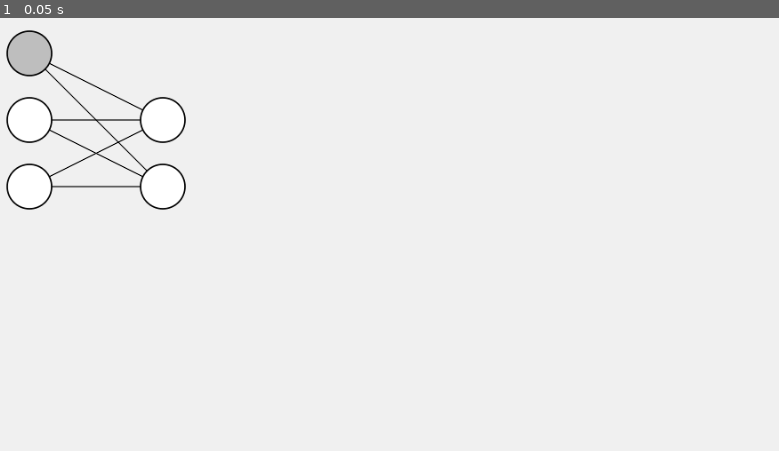
Above: before the commit, frame 1.
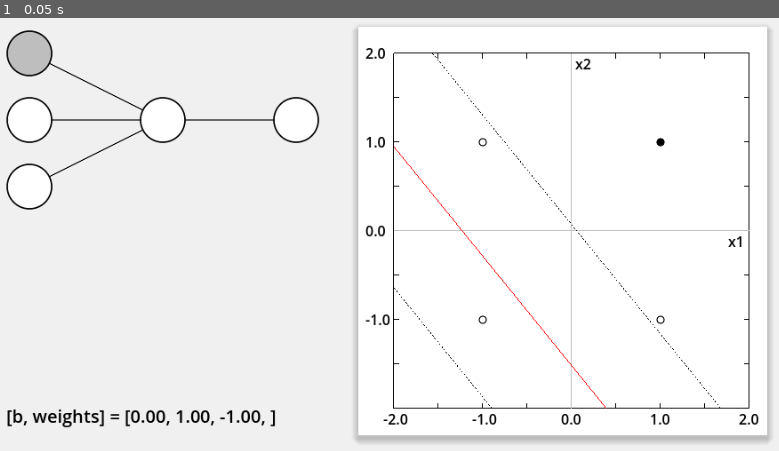
Above: after the commit, the same moment.

Repository: vivisuke/GDNN
Game: Godot game, scene res://main.tscn
The game is run twice, just before and just after one commit, with the same random seed, the same clock (stepped at 60 frames per second) and the same inputs.
Inputs:
- Up to frame 1 (0.05 s): no input

The runs differ from the first frame. In frame 1, 4.4% of the frame differs, in the area x 0-99%, y 2-98%.

Commit message:
0023 ◎ C 01/07 01/07 0.001│ToDo│現在の重みを画面表示

Diff:
--- a/gdnn/classes/AffineMap.gd
+++ b/gdnn/classes/AffineMap.gd
@@ -23,6 +23,12 @@
 	for o in range(m_nOutputs):
 		print("   ", m_dbias[o], ", ", m_dweights[o])
 	print(" outputs = ", m_outputs)
+func weights_text():
+	var txt = "[%.2f, "%m_bias[0]
+	for i in range(m_nInputs):
+		txt += "%.2f, "%m_weights[0][i]
+	txt += "]"
+	return txt
 func set_nInputs(nInputs):
 	m_nInputs = nInputs
 	m_grad.resize(nInputs)
@@ -72,6 +78,11 @@
 		m_dweights[o].fill(0.0)
 		for i in range(m_nInputs):
 			m_dweights[o][i] += m_last_inputs[i] * grad[o]
+func update_weights(alpha):
+	for o in range(m_nOutputs):
+		m_bias[o] -= m_dbias[o] * alpha
+		for i in range(m_nInputs):
+			m_weights[o][i] -= m_dweights[o][i] * alpha
 
 func _ready():
 	pass # Replace with function body.
--- a/gdnn/classes/Layer.gd
+++ b/gdnn/classes/Layer.gd
@@ -26,6 +26,8 @@
 	pass
 func backward(grad):	# 誤差逆伝播
 	pass
+func update_weights(alpha):
+	pass
 
 func _ready():
 	pass # Replace with function body.
--- a/gdnn/classes/Network.gd
+++ b/gdnn/classes/Network.gd
@@ -91,6 +91,10 @@
 	print("loss = ", loss)
 	print("m_grad = ", m_grad)
 	print("")
+func update_weights(alpha):
+	for i in range(m_layers.size()):
+		m_layers[i].update_weights(alpha)
+	pass
 func _ready():
 	pass # Replace with function body.
 func _process(delta):
--- /dev/null
+++ b/gdnn/graph_rect.gd
@@ -0,0 +1,208 @@
+extends ColorRect
+
+enum {
+	UNIFORM_DISTRIBUTION = 0,		# 一様分布
+	NORMAL_DISTRILBUTION,			# 正規分布
+	EQUAL_DISTRIBUTION,				# 等分割分布
+	#
+	DSP_001 = 0,				# 0.01
+	DSP_XAVIER,
+	DSP_HE,
+	#
+	OP_AND = 0, OP_OR, OP_NAND,
+	OP_GT,		# x1 > x2
+	OP_XOR,
+	#
+	AF_SIGMOID = 0, AF_TANH, AF_RELU,		# 活性化関数種別
+}
+var SZ = self.size
+var SCREEN_WD = SZ.x
+var SCREEN_HT = SZ.y
+const SPACE_TOP = 30.0
+const SPACE_BOTTOM = 30.0
+const SPACE_LEFT = 40.0
+var GRAPH_HT = SCREEN_HT - (SPACE_TOP + SPACE_BOTTOM)
+var GRAPH_WD = GRAPH_HT
+const SCALE_WD = 6				# 目盛り幅
+const LLT = 8
+const LT = SPACE_LEFT
+var RT = SPACE_LEFT + GRAPH_WD
+const TOP = SPACE_TOP
+var BTM = SPACE_TOP + GRAPH_HT
+const BTM_OFST = 12
+const LT_OFST = 12
+var ORG_X = SPACE_LEFT + GRAPH_WD/2
+var ORG_Y = SPACE_TOP + GRAPH_HT/2
+const DOT_RADIUS = 4.0
+
+var to_draw_div_lines = true
+var to_plot_boolean = true
+var false_0 = true							# else for false: -1.0
+var dispersion = DSP_001					# 重み分散、0.01 | Xavier | He
+var distribution = UNIFORM_DISTRIBUTION		# 分布
+var maxv = 2.0								# グラフ範囲
+var ope = OP_AND
+var actv_func = AF_SIGMOID
+var n_output_node = 1						# 出力ノード数
+var uniform_range = 0.02					# 一様分布範囲
+#var param_lst = []
+var vec_weight = [-1.0, 1.0, 1.0]			# [b, w1, w2] 重みベクター
+var vv_weight = []							# [[b, w1, w2], [b, w1, w2], ...] 重みベクターリスト
+var axis_labels = []
+var vec_input = []						# 入力データ配列, [x1, y1] or [x1, y1, bool]
+var vec_tv = []							# 教師値配列、要素：true/false or -1
+
+# 目盛り値ラベル設置
+func add_axis_label(pos, txt):
+	var lbl = Label.new()
+	lbl.add_theme_color_override("font_color", Color.BLACK)
+	lbl.text = txt
+	lbl.position = pos
+	add_child(lbl)
+	return lbl
+
+func _draw():
+	#print("draw()")
+	# 背景＋影 描画
+	var style_box = StyleBoxFlat.new()      # 影、ボーダなどを描画するための矩形スタイルオブジェクト
+	style_box.bg_color = Color.WHITE   		# 矩形背景色
+	style_box.shadow_offset = Vector2(0, 4)     # 影オフセット
+	style_box.shadow_size = 8                   # 影（ぼかし）サイズ
+	style_box.shadow_color = Color.GRAY
+	draw_style_box(style_box, Rect2(Vector2(0, 0), self.size))      # style_box に設定した矩形を描画
+	# 枠描画
+	#draw_line(Vector2(LT, TOP), Vector2(RT, TOP), Color.BLACK)
+	#draw_line(Vector2(LT, BTM), Vector2(RT, BTM), Color.BLACK)
+	draw_rect(Rect2(Vector2(LT, TOP), Vector2(GRAPH_WD, GRAPH_HT)), Color.BLACK, false)
+	# 座標軸描画
+	draw_line(Vector2(LT, ORG_Y), Vector2(RT, ORG_Y), Color.GRAY)
+	draw_line(Vector2(ORG_X, TOP), Vector2(ORG_X, BTM), Color.GRAY)
+	# 目盛りの描画
+	#for s in range(0.2, 1.0, 0.2):
+	for s in range(25, 100, 25):
+		#print(s)
+		var d = (s/100.0) * (GRAPH_HT/2)
+		draw_line(Vector2(LT, ORG_Y-d), Vector2(LT+SCALE_WD, ORG_Y-d), Color.BLACK)
+		draw_line(Vector2(RT-SCALE_WD, ORG_Y-d), Vector2(RT, ORG_Y-d), Color.BLACK)
+		draw_line(Vector2(LT, ORG_Y+d), Vector2(LT+SCALE_WD, ORG_Y+d), Color.BLACK)
+		draw_line(Vector2(RT-SCALE_WD, ORG_Y+d), Vector2(RT, ORG_Y+d), Color.BLACK)
+		draw_line(Vector2(ORG_X-d, BTM), Vector2(ORG_X-d, BTM-SCALE_WD), Color.BLACK)
+		draw_line(Vector2(ORG_X-d, TOP), Vector2(ORG_X-d, TOP+SCALE_WD), Color.BLACK)
+		draw_line(Vector2(ORG_X+d, BTM), Vector2(ORG_X+d, BTM-SCALE_WD), Color.BLACK)
+		draw_line(Vector2(ORG_X+d, TOP), Vector2(ORG_X+d, TOP+SCALE_WD), Color.BLACK)
+	#
+	axis_labels[0].text = "%.1f" % (maxv/2)
+	axis_labels[1].text = "%.1f" % maxv
+	axis_labels[2].text = "-%.1f" % (maxv/2)
+	axis_labels[3].text = "-%.1f" % maxv
+	axis_labels[4].text = "%.1f" % (maxv/2)
+	axis_labels[5].text = "-%.1f" % (maxv/2)
+	axis_labels[6].text = "%.1f" % maxv
+	#
+	#
+	if vec_input.is_empty():
+		if to_plot_boolean:
+			plot_boolean()
+	else:
+		plot_points()
+	#
+	if to_draw_div_lines:
+		for i in range(vv_weight.size()):
+			var vw = vv_weight[i]
+			draw_div_line(vw, false)
+			var v = vw.duplicate()
+			v[0] += 1.0
+			draw_div_line(v, true)
+			v[0] -= 2.0
+			draw_div_line(v, true)
+
+func _ready():
+	# デフォルト重みベクター初期化
+	vec_weight[0] = sin(randf_range(0.0, 2*PI))
+	var th = randf_range(0.0, 2*PI)
+	vec_weight[1] = cos(th)
+	vec_weight[2] = sin(th)
+	vv_weight.push_back(vec_weight)
+	# 目盛り値ラベル設置
+	add_axis_label(Vector2(ORG_X-BTM_OFST, BTM), "0.0")
+	axis_labels.push_back(add_axis_label(Vector2(ORG_X+GRAPH_WD/4-BTM_OFST, BTM), "%.1f" % (maxv/2)))
+	axis_labels.push_back(add_axis_label(Vector2(RT-BTM_OFST, BTM), "%.1f" % maxv))
+	axis_labels.push_back(add_axis_label(Vector2(ORG_X-GRAPH_WD/4-BTM_OFST, BTM), "-%.1f" % (maxv/2)))
+	axis_labels.push_back(add_axis_label(Vector2(LT-BTM_OFST, BTM), "-%.1f" % maxv))
+	add_axis_label(Vector2(LLT, ORG_Y-LT_OFST), "0.0")
+	axis_labels.push_back(add_axis_label(Vector2(LLT, ORG_Y-GRAPH_HT/4-LT_OFST), "%.1f" % (maxv/2)))
+	axis_labels.push_back(add_axis_label(Vector2(LLT, ORG_Y+GRAPH_HT/4-LT_OFST), "-%.1f" % (maxv/2)))
+	axis_labels.push_back(add_axis_label(Vector2(LLT, TOP-LT_OFST), "%.1f" % maxv))
+	# "x1", "x2" 表示
+	add_axis_label(Vector2(RT-BTM_OFST*2, ORG_Y), "x1")
+	add_axis_label(Vector2(ORG_X+4, TOP), "x2")
+	pass # Replace with function body.
+func _process(delta):
+	pass
+func posToScreenPos(pos : Vector2) -> Vector2:
+	return Vector2(ORG_X + (pos.x/maxv) * (GRAPH_WD/2), ORG_Y - (pos.y/maxv) * (GRAPH_HT/2))
+# f(x, y) = b + w1*x + w2*y = 0 の直線描画
+func draw_div_line(p: Array, dashed: bool):
+	var b  = p[0]
+	var w1 = p[1]
+	var w2 = p[2]
+	#print("b, w1, w2 = ", b, " ", w2, " ", w2)
+	#print("-w1/w2 = ", -w1/w2)
+	#print("-b/w2 = ", -b/w2)
+	var lst = []
+	var x = (-w2*maxv - b) / w1	# y == maxv との接線
+	if x >= -maxv && x <= maxv: lst.push_back(Vector2(x, maxv))
+	x = (w2*maxv - b) / w1	# y == -maxv との接線
+	if x >= -maxv && x <= maxv: lst.push_back(Vector2(x, -maxv))
+	var y = (-w1*maxv - b) / w2	# x == maxv との接線
+	if y > -maxv && y < maxv: lst.push_back(Vector2(maxv, y))
+	y = (w1*maxv - b) / w2	# x == -maxv との接線
+	if y > -maxv && y < maxv: lst.push_back(Vector2(-maxv, y))
+	if lst.size() == 2:
+		var col = (Color.BLUE if w2 > 0 else Color.RED) if !dashed else Color.BLACK
+		var p1 = posToScreenPos(lst[0])
+		var p2 = posToScreenPos(lst[1])
+		if !dashed:
+			draw_line(p1, p2, col)
+		else:
+			draw_dashed_line(p1, p2, col)
+	pass
+func dot_plot(pos: Vector2, b: bool):
+	if b:
+		draw_circle(posToScreenPos(pos), DOT_RADIUS, Color.BLACK)
+	else:
+		draw_circle(posToScreenPos(pos), DOT_RADIUS, Color.WHITE)
+	draw_arc(posToScreenPos(pos), DOT_RADIUS, 0.0, 2*PI, 128, Color.BLACK, 0.5, true)
+func plot_boolean_sub(pos:Vector2):
+	var b = -1
+	if ope == OP_AND: b = 1.0 if pos.x > 0 && pos.y > 0.0 else -1.0		# AND
+	elif ope == OP_OR: b = 1.0 if pos.x > 0 || pos.y > 0.0 else -1.0		# OR
+	elif ope == OP_NAND: b = -1.0 if pos.x > 0 && pos.y > 0.0 else 1.0		# NAND
+	elif ope == OP_GT: b = 1.0 if pos.x > pos.y else -1.0					# x1 > x2
+	elif ope == OP_XOR: b = 1.0 if pos.x != pos.y else -1.0					# XOR
+	#var col = Color.BLACK if b else Color.DARK_GRAY
+	#draw_circle(posToScreenPos(pos), 4.0, col)
+	##if actv_func != AF_SIGMOID:
+	#if !false_0:	# false: -1.0 の場合
+	#	if pos.x == 0: pos.x = -1.0
+	#	if pos.y == 0: pos.y = -1.0
+	dot_plot(pos, b>0.0)
+func plot_boolean():
+	plot_boolean_sub(Vector2(-1, -1))
+	plot_boolean_sub(Vector2(1, -1))
+	plot_boolean_sub(Vector2(-1, 1))
+	plot_boolean_sub(Vector2(1, 1))
+	#draw_circle(posToScreenPos(Vector2(0, 0)), 4.0, Color.BLACK)
+	#draw_circle(posToScreenPos(Vector2(1, 0)), 4.0, Color.BLACK)
+	#draw_circle(posToScreenPos(Vector2(0, 1)), 4.0, Color.BLACK)
+	#draw_circle(posToScreenPos(Vector2(1, 1)), 4.0, Color.BLACK)
+func plot_points():
+	for i in range(vec_input.size()):
+		var x = vec_input[i][0]
+		var y = vec_input[i][1]
+		#var col = Color.BLACK if vec_input[i][2] else Color.DARK_GRAY
+		#draw_circle(posToScreenPos(Vector2(x, y)), 4.0, col)
+		if vec_tv.is_empty():
+			dot_plot(Vector2(x, y), vec_input[i][2])
+		else:
+			dot_plot(Vector2(x, y), float(vec_tv[i]) > 0.0)
--- a/gdnn/main.gd
+++ b/gdnn/main.gd
@@ -11,7 +11,7 @@
 		net.forward([1.0, 1.0])
 		net.forward_backward([1.0, 1.0], [2.0])		# 1.0 の数を数える
 		net.print()
-	if true:
+	if false:
 		net = Network.new(2)		# ２入力ネットワーク
 		var a = AffineMap.new(2)	# ２出力アフィン写像
 		net.add(a)
@@ -21,16 +21,19 @@
 		const tdata = [[1.0, 1.0],[1.0, -1.0],[-1.0, -1.0],[-1.0, 1.0],]	# 恒等関数
 		net.forward_backward_batch(idata, tdata)
 		net.print()
-	if false:
+	if true:
 		net = Network.new(2)		# ２入力ネットワーク
 		var a = AffineMap.new(1)	# １出力アフィン写像
 		net.add(a)
 		a.set_weights([[0.0, 1.0, -1.0], [0.5, 0.5, 0.5], ])
-		net.add(AfTanh.new(1))
+		net.add(AfTanh.new(1))		# 活性化関数：tanh()
 		const idata = [[1.0, 1.0],[1.0, -1.0],[-1.0, -1.0],[-1.0, 1.0],]
 		const tdata = [[1.0],[-1.0],[ -1.0],[-1.0],]	# AND
 		net.forward_backward_batch(idata, tdata)
 		net.print()
+		#net.update_weights(0.1)
+		#net.forward_backward_batch(idata, tdata)
+		#net.print()
 	if false:
 		net = Network.new(2)		# ２入力ネットワーク
 		var a = AffineMap.new(2)
@@ -45,6 +48,8 @@
 		net.print()
 	$BG.net = net
 	$BG.queue_redraw()
+	var txt = net.m_layers[0].weights_text()
+	$WeightsLabel.text = "[b, weights] = " + txt
 	pass # Replace with function body.
 func _process(delta):
 	pass
--- a/gdnn/main.tscn
+++ b/gdnn/main.tscn
@@ -1,7 +1,8 @@
-[gd_scene load_steps=3 format=3 uid="uid://d3w46vnudub1p"]
+[gd_scene load_steps=4 format=3 uid="uid://d3w46vnudub1p"]
 
 [ext_resource type="Script" path="res://main.gd" id="1_7uhuw"]
 [ext_resource type="Script" path="res://bg.gd" id="2_htso4"]
+[ext_resource type="Script" path="res://graph_rect.gd" id="3_7jq23"]
 
 [node name="Main" type="Node2D"]
 script = ExtResource("1_7uhuw")
@@ -11,3 +12,19 @@
 offset_bottom = 500.0
 color = Color(0.941176, 0.941176, 0.941176, 1)
 script = ExtResource("2_htso4")
+
+[node name="GraphRect" type="ColorRect" parent="."]
+offset_left = 420.0
+offset_top = 20.0
+offset_right = 880.0
+offset_bottom = 480.0
+script = ExtResource("3_7jq23")
+
+[node name="WeightsLabel" type="Label" parent="."]
+offset_left = 24.0
+offset_top = 444.0
+offset_right = 157.0
+offset_bottom = 472.0
+theme_override_colors/font_color = Color(0, 0, 0, 1)
+theme_override_font_sizes/font_size = 20
+text = "[b, weights] = "
Not shown, changed: GDNN.spr
